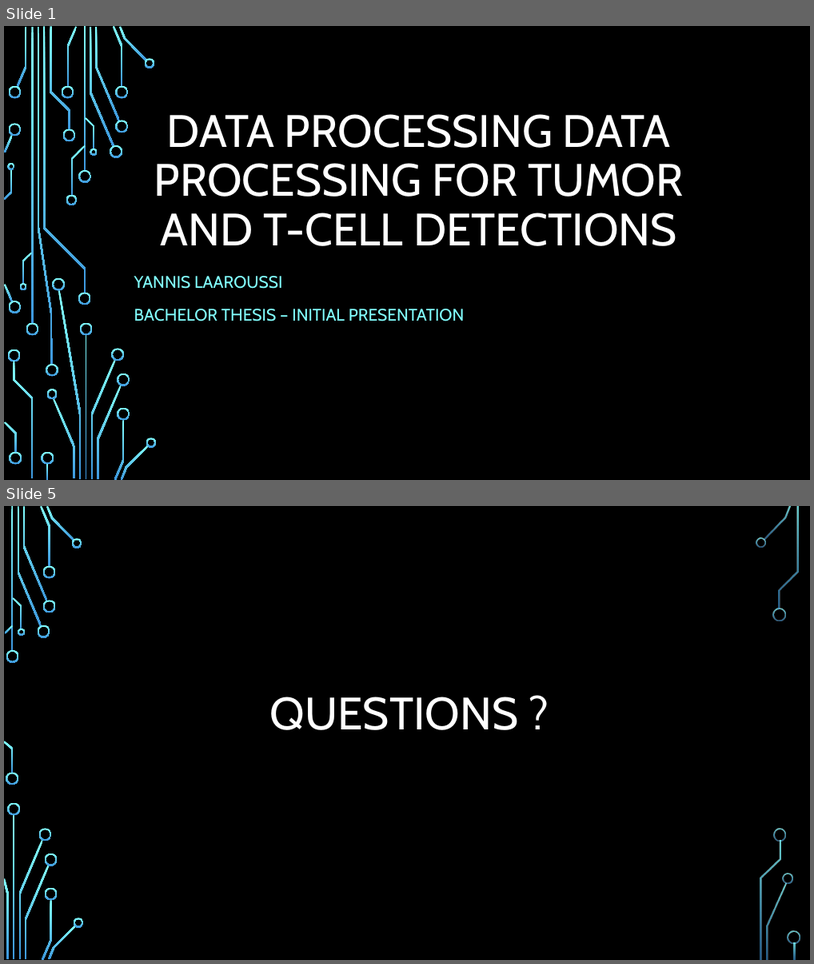
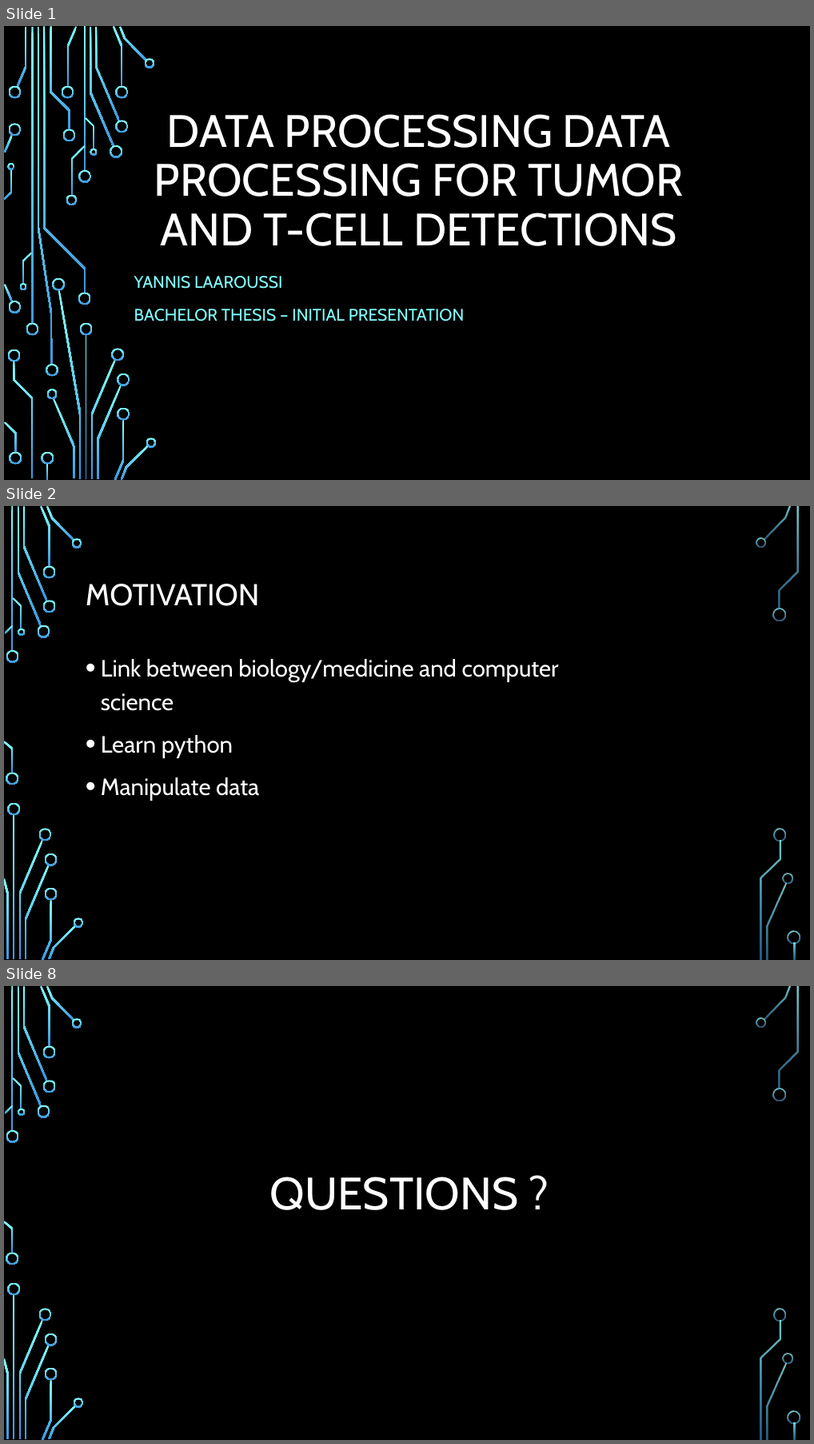
Before and after one commit to Larouyan/BachelorThesis, a slide deck: first_presentation.pptx. Shown one above the other, each under a label of ours: slides 1 and 5 before the commit, slides 1, 2 and 8 after it; the slides between them are not shown. The pictures are 814x964 and 814x1444 pixels, drawn with LibreOffice and Linux fonts; fonts in the diff are those of the drawing; background and template pictures are left out. Boxes give left, top, right and bottom in pixels: in the first picture for what was removed or moved away, otherwise in the second. Text is boxed around its words. In the diff, an @@ line names an element or a change of style, - is before the commit and + after.

```diff
--- a/first_presentation.pptx
+++ b/first_presentation.pptx
@@ slide 2 added at [4,506,810,960], background picture (left out); not listed: 36 template elements that a slide beside it also shows @@
@@ title added at [86,584,259,606], 36 pt, text #FFFFFF @@
+MOTIVATION
@@ text added at [101,659,559,800], 28 pt, text #FFFFFF @@
+• Link between biology/medicine and computer science
+• Learn python
+• Manipulate data
@@ what was slide 5 is now slide 8 @@
```
Also in this commit, not shown: 5 other slides added, 3 slides removed, 1 other file.
